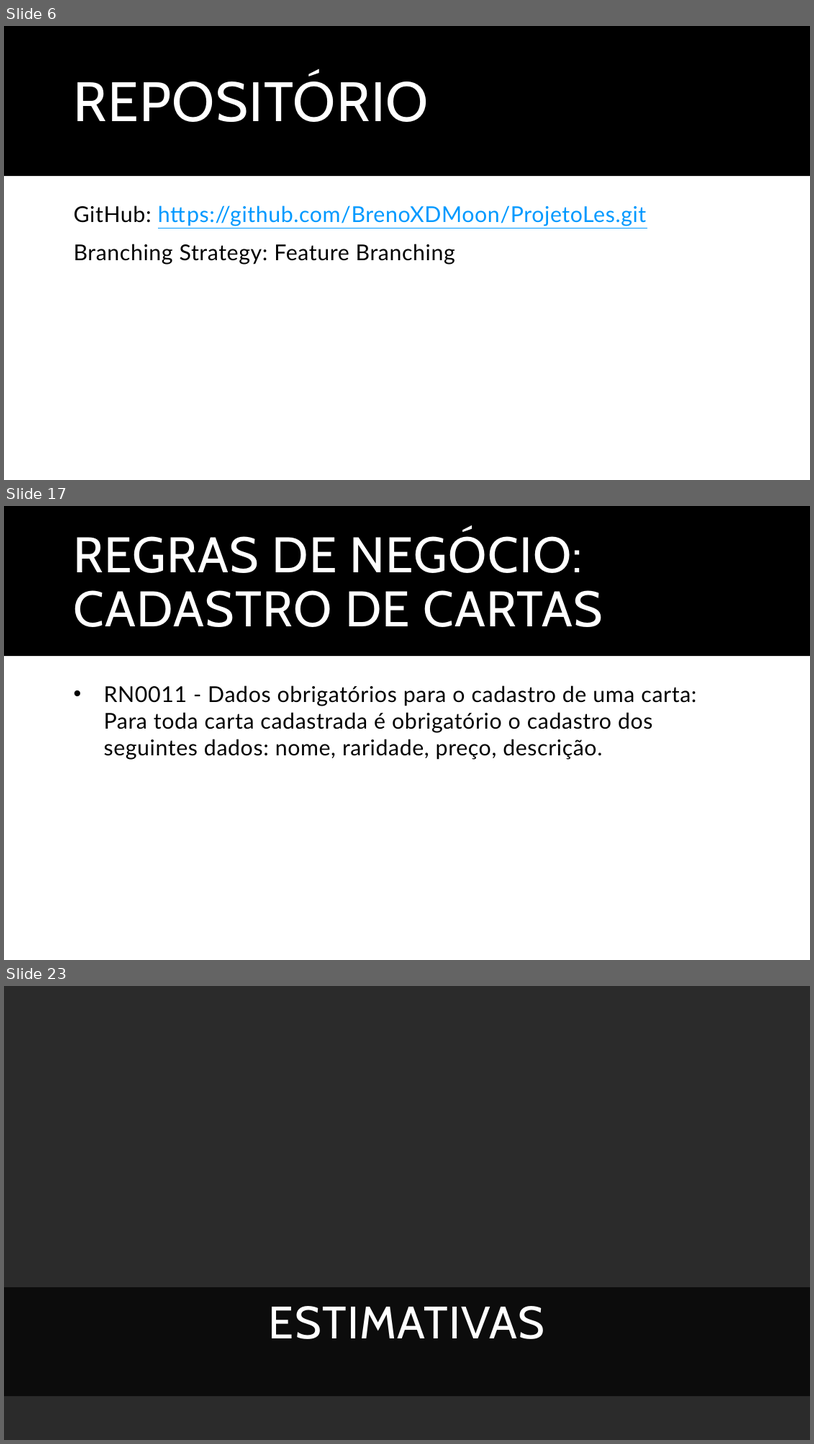
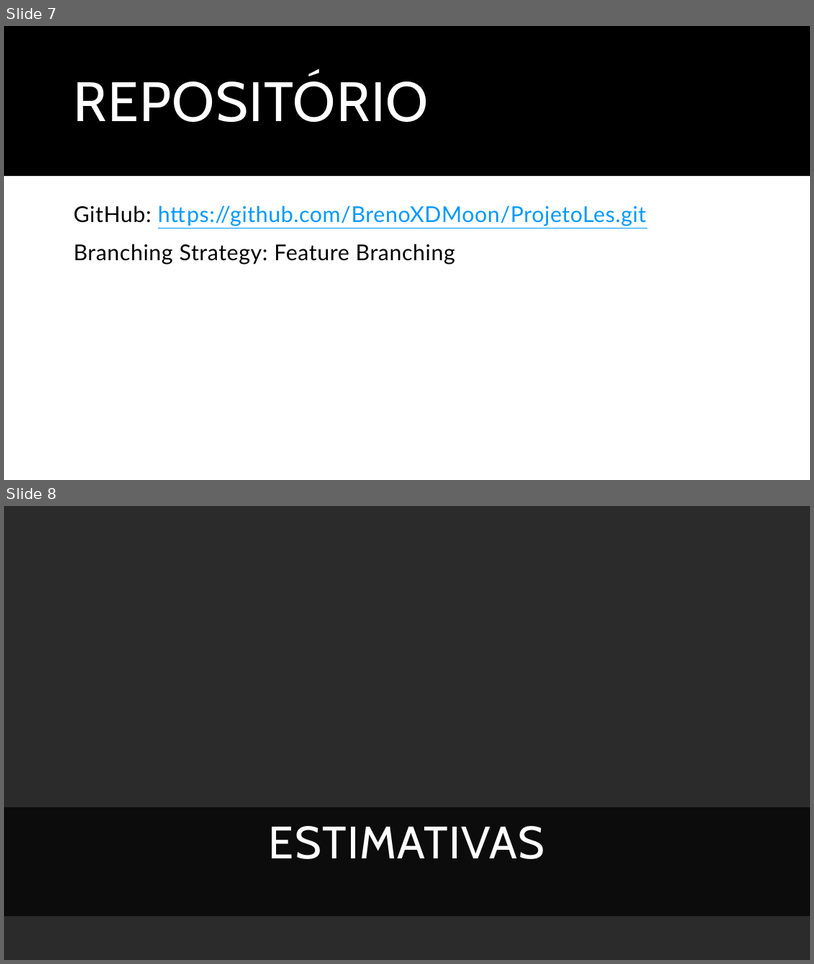
Before and after one commit to BrenoXDMoon/ProjetoLes, a slide deck: Documentos/Trabalho de Lab.pptx. Shown one above the other, each under a label of ours: slides 6, 17 and 23 before the commit, slides 7 and 8 after it; the slides between them are not shown. The pictures are 814x1444 and 814x964 pixels, drawn with LibreOffice and Linux fonts; fonts in the diff are those of the drawing; background and template pictures are left out; a plain dark background stands for a picture behind light text. Boxes give left, top, right and bottom in pixels: in the first picture for what was removed or moved away, otherwise in the second. Text is boxed around its words. In the diff, an @@ line names an element or a change of style, - is before the commit and + after.

```diff
--- a/Documentos/Trabalho de Lab.pptx
+++ b/Documentos/Trabalho de Lab.pptx
@@ slide 17 removed at <box>4,506,810,960</box>, background #FFFFFF; not listed: 1 template element that a slide beside it also shows @@
@@ title removed at <box>74,530,603,627</box> @@
-REGRAS DE NEGÓCIO: CADASTRO DE CARTAS
@@ text removed at <box>104,685,697,759</box> @@
-• RN0011 - Dados obrigatórios para o cadastro de uma carta: Para toda carta cadastrada é obrigatório o cadastro dos seguintes dados: nome, raridade, preço, descrição.
@@ what was slide 6 is now slide 7 @@
@@ what was slide 23 is now slide 8 @@
```
Also in this commit, not shown: 2 slides changed, 1 slide added, 15 other slides removed, 10 other files.
